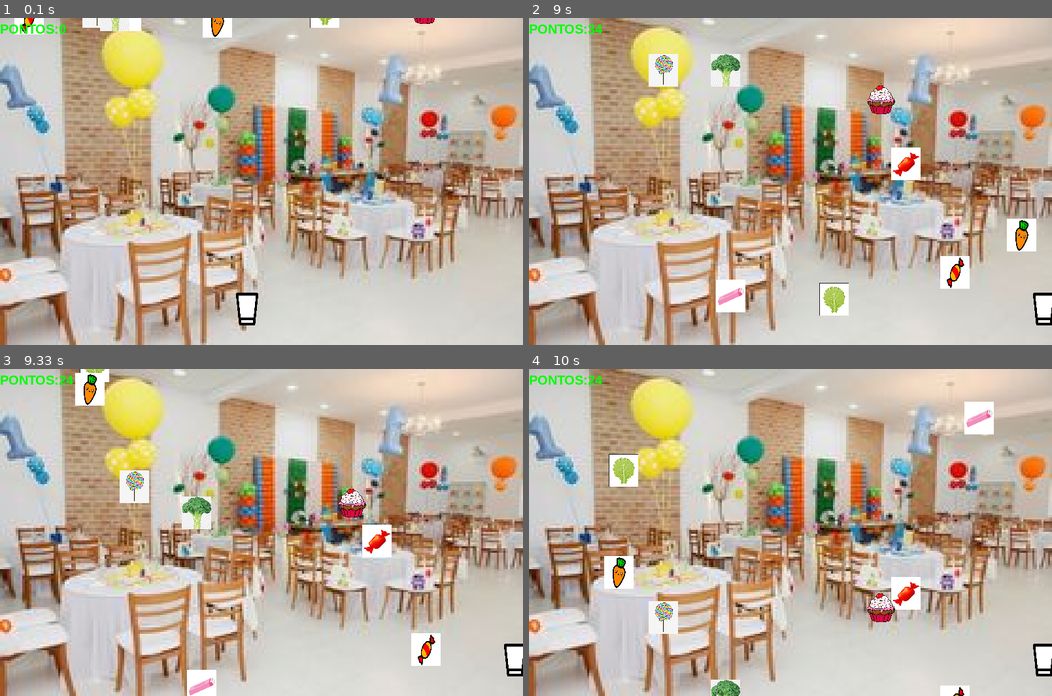
Above: before the commit, frames 1-4 (two rows, left to right).
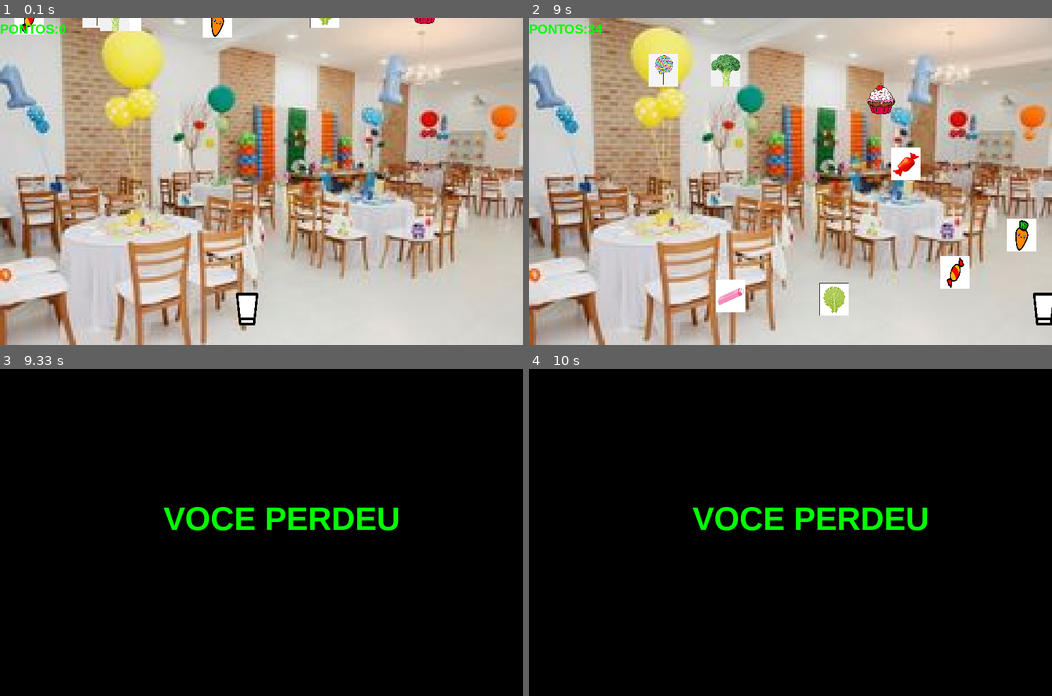
Above: after the commit, the same moments.

Repository: LuisBessa01/jogo
Game: pygame game, started from main.py
The game is run twice, just before and just after one commit, with the same random seed, the same clock (stepped at 60 frames per second) and the same inputs.
Inputs:
- Up to frame 1 (0.1 s): no input
- Up to frame 2 (9 s): hold Right 0.33-0.8 s; hold Right 0.83-1.3 s; hold Left 1.33-1.87 s; hold Left 1.9-2.3 s; hold Left 2.33-2.97 s; hold Left 3-3.47 s; hold Right 3.5-3.97 s; hold Left 4-4.47 s; hold Left 4.5-5.03 s; hold Right 5.5-6.13 s; hold Left 6.17-6.63 s; hold Right 6.67-7.13 s; hold Right 7.17-7.63 s; hold Right 7.67-8.2 s; hold Left 8.23-8.63 s; hold Right from 8.67 s (still down)
- Up to frame 3 (9.33 s): release Right at 9.3 s
- Up to frame 4 (10 s): no input

Frames 1-2 are identical in both runs. In frame 3, 100% of the frame differs, in the area x 0-100%, y 0-100%; in frame 4, 100%.

Commit message:
Add: Voce perdeu

Diff:
--- a/main.py
+++ b/main.py
@@ -17,7 +17,9 @@
 pontos = 0
 
 fonte = pygame.font.SysFont("Arial", 20, True)
+fonte_derrota = pygame.font.SysFont("Arial", 50, True)
 
+perdeu = False
 #JOGADOR ATRIBUTOS E TAL
 jogador = Jogadorjogo("zimagens/copo.png", 45, 50, 355, 420)
 
@@ -54,6 +56,8 @@
     jogador.movimento(pygame.K_LEFT, pygame.K_RIGHT)
     jogador.apareça(tela)
 
+    texto_derrota = fonte_derrota.render("VOCE PERDEU",True, (0,255,0))
+
     for objeto in lista_objetos:
         objeto.apareça(tela)
         objeto.movimento()
@@ -62,12 +66,16 @@
             if objeto.gostoso == True:
                 pontos += random.randint(5,15)
             else:
-                pontos -= 10
+                perdeu = True
             objeto.posição_y = 0-objeto.altura
             objeto.posição_x = random.randint(0,800-objeto.largura)
+
+
     texto_ponto = fonte.render(f"PONTOS:{pontos}", True, (0,255,0))
     tela.blit(texto_ponto, (0,5))
-
+    if perdeu == True:
+        tela.fill((0, 0, 0))
+        tela.blit (texto_derrota, (250, 200))
     #TELA ATUALIZANDO
     pygame.display.update()
     #FPS
